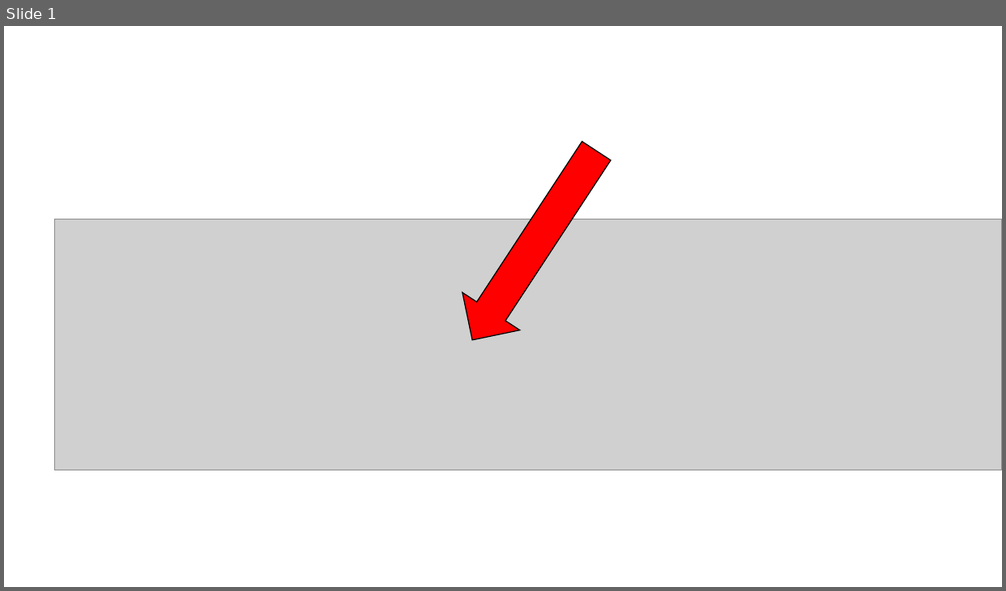
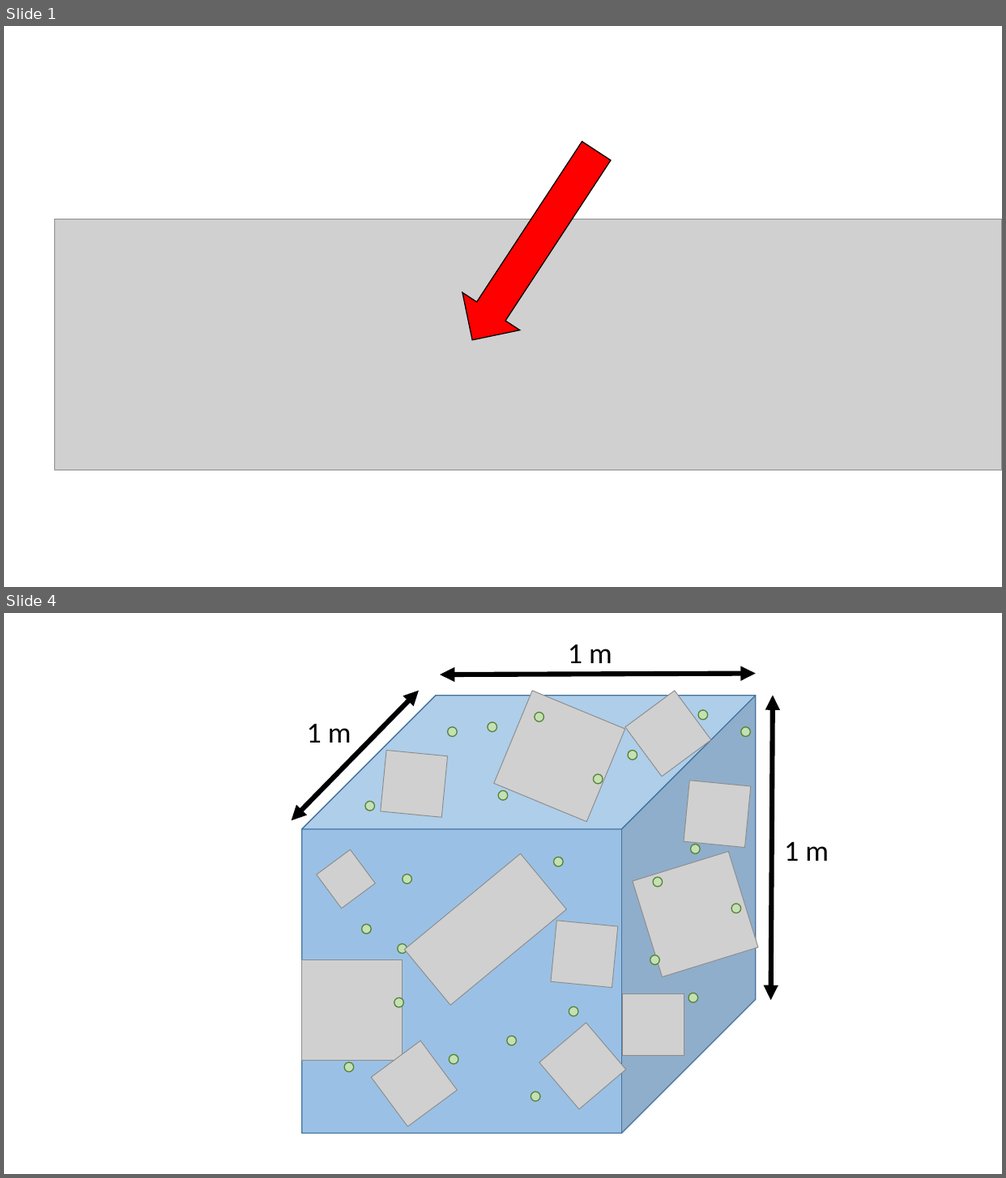
Before and after one commit to Diego-Ibarra/aquaculture-modelling, a slide deck: Week5/more diagrams.pptx. Shown one above the other, each under a label of ours: slide 1 before the commit, slides 1 and 4 after it; the slides between them are not shown. The pictures are 1006x591 and 1006x1178 pixels, drawn with LibreOffice and Linux fonts; fonts in the diff are those of the drawing; grey boxes stand for pictures. Boxes give left, top, right and bottom in pixels: in the first picture for what was removed or moved away, otherwise in the second. Text is boxed around its words. In the diff, an @@ line names an element or a change of style, - is before the commit and + after.

```diff
--- a/Week5/more diagrams.pptx
+++ b/Week5/more diagrams.pptx
@@ slide 4 added at (x1=4, y1=613, x2=1002, y2=1174), background #FFFFFF @@
@@ group added at (x1=292, y1=645, x2=829, y2=1133): 24 ellipses, 12 pictures, 3 double arrows, 3 texts, 1 cube @@
+1 m
+1 m
+1 m
```
Also in this commit, not shown: 2 other slides added, 8 other files.
